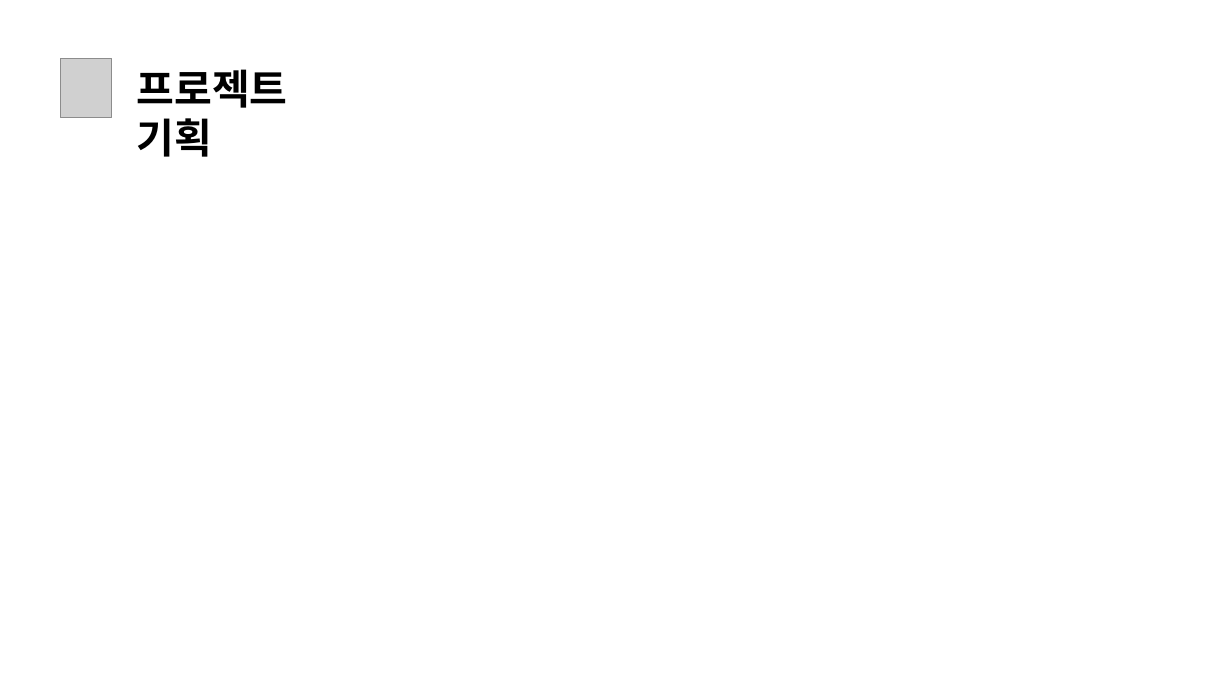
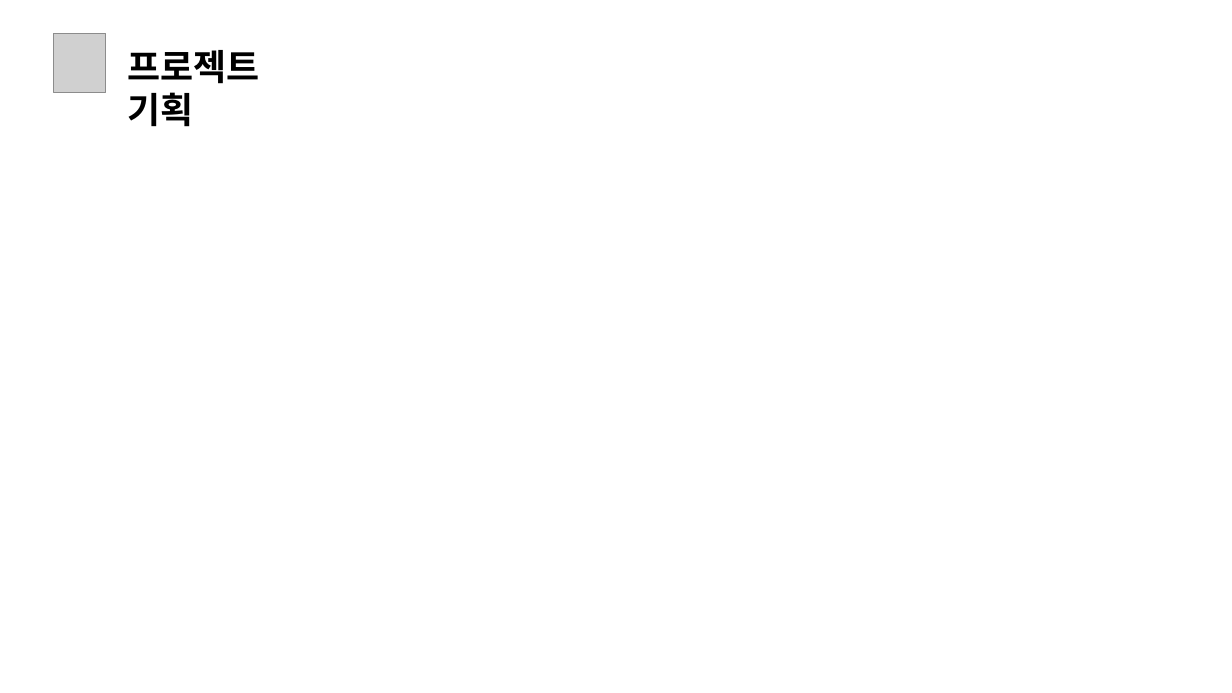
Before and after one commit to daseullll/HappyHouse, a slide deck: slide 7 of happyhouse_광주4반.pptx (slide 6 before the commit). Drawn at 1232x693 pixels with LibreOffice and Linux fonts; fonts in the diff are those of the drawing; grey boxes stand for pictures. Boxes give left, top, right and bottom in pixels: in the first picture for what was removed or moved away, otherwise in the second. Text is boxed around its words. In the diff, an @@ line names an element or a change of style, - is before the commit and + after.

```diff
--- a/happyhouse_광주4반.pptx
+++ b/happyhouse_광주4반.pptx
@@ picture moved from (x1=60, y1=58, x2=112, y2=117) to (x1=54, y1=33, x2=105, y2=92) @@
@@ text "프로젝트 기획" moved from (x1=136, y1=69, x2=287, y2=157) to (x1=128, y1=50, x2=260, y2=127) @@
@@ text "프로젝트 기획" at (x1=128, y1=50, x2=260, y2=127): size 32 to 28 pt @@
```
Also in this commit, not shown: 10 other slides changed, 18 slides added, 3 slides removed, 2 other files.
